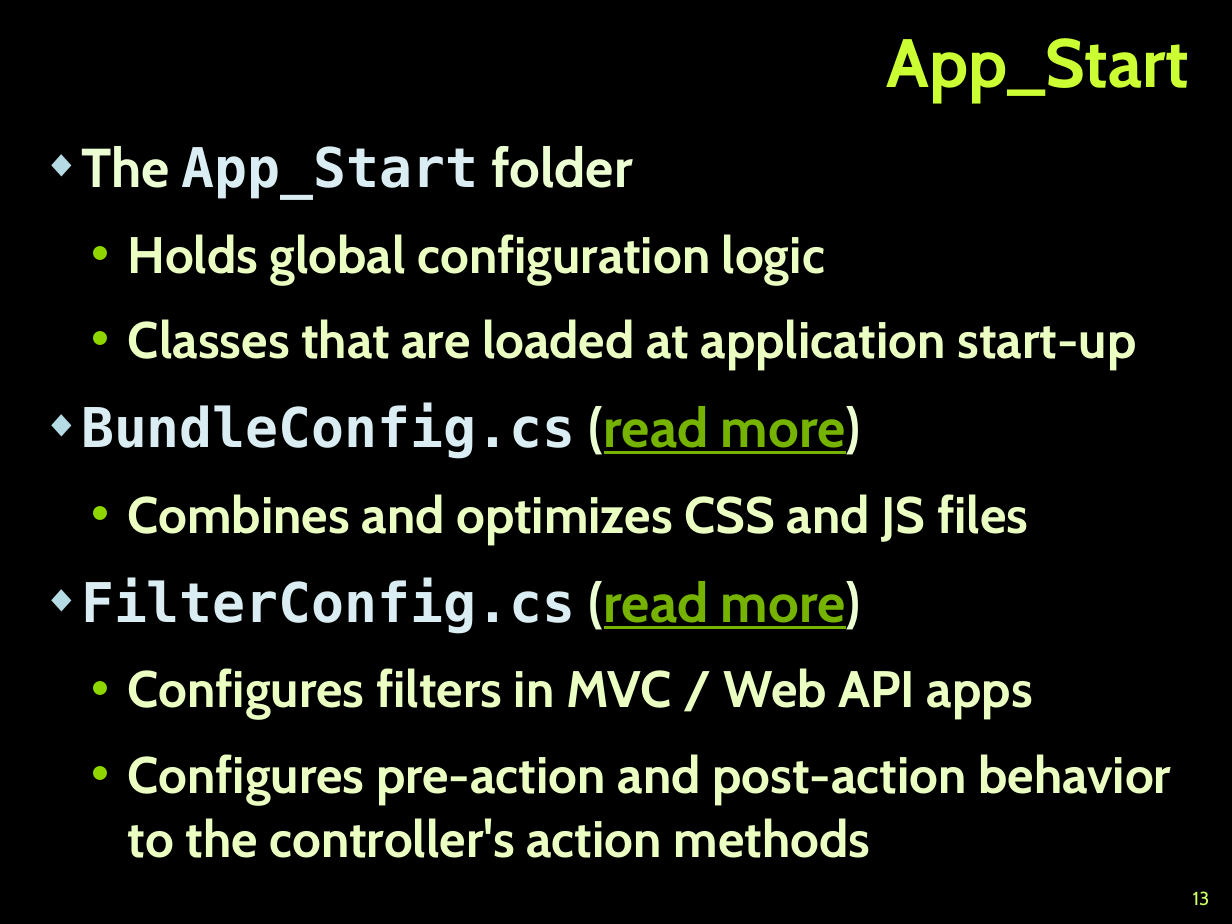
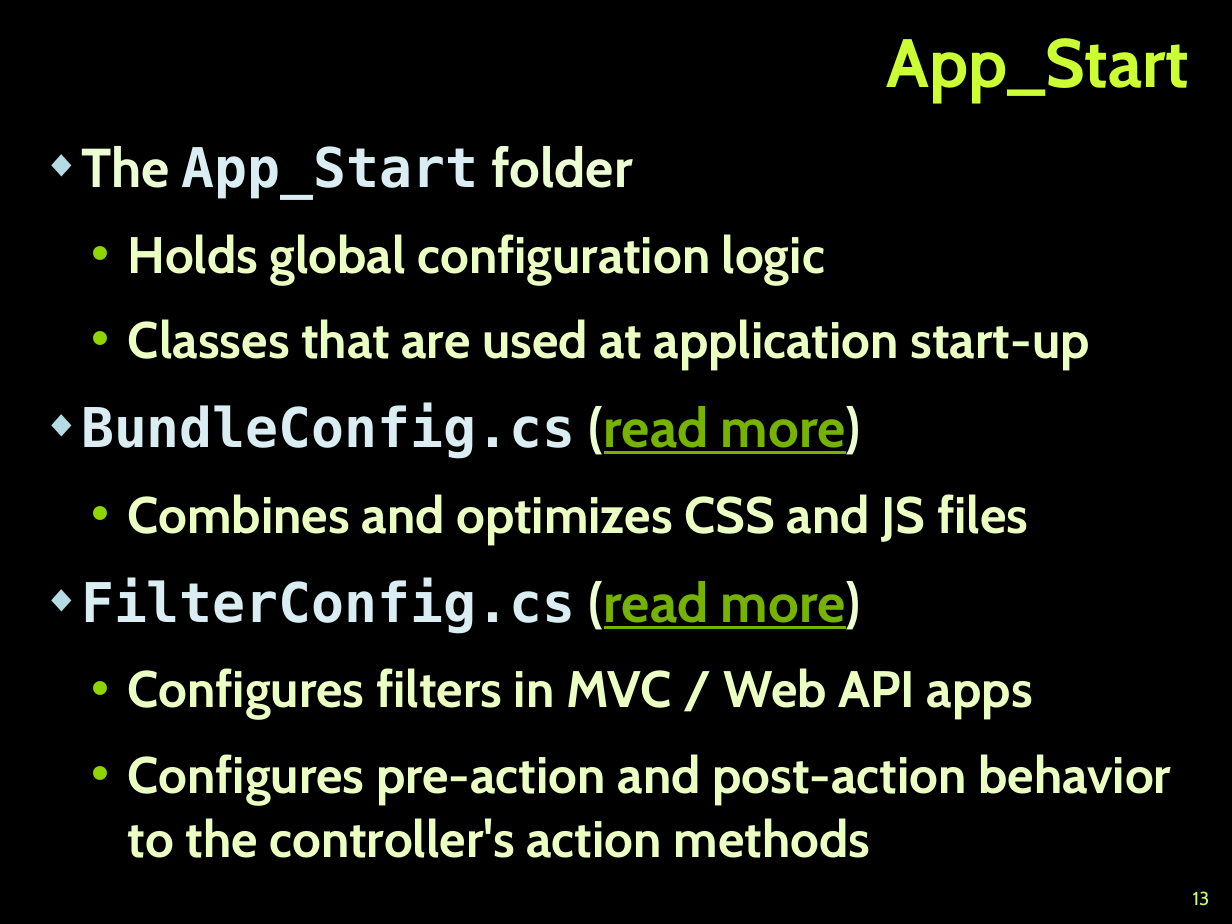
Before and after one commit to TelerikAcademy/ASP.NET-Web-Forms, a slide deck: slide 13 of 01. Introduction-to-ASP.NET/Introduction-to-ASP.NET.pptx. Drawn at 1232x924 pixels with LibreOffice and Linux fonts; fonts in the diff are those of the drawing; background and template pictures are left out. Boxes give left, top, right and bottom in pixels: in the first picture for what was removed or moved away, otherwise in the second. Text is boxed around its words. In the diff, an @@ line names an element or a change of style, - is before the commit and + after.

```diff
--- a/01. Introduction-to-ASP.NET/Introduction-to-ASP.NET.pptx
+++ b/01. Introduction-to-ASP.NET/Introduction-to-ASP.NET.pptx
@@ text at [128, 319, 1090, 369]: text changed @@
-  • Classes that are loaded at application start-up
+  • Classes that are used at application start-up
```
Also in this commit, not shown: 22 other slides changed, 4 slides added, 2 slides removed, 1 other file.
